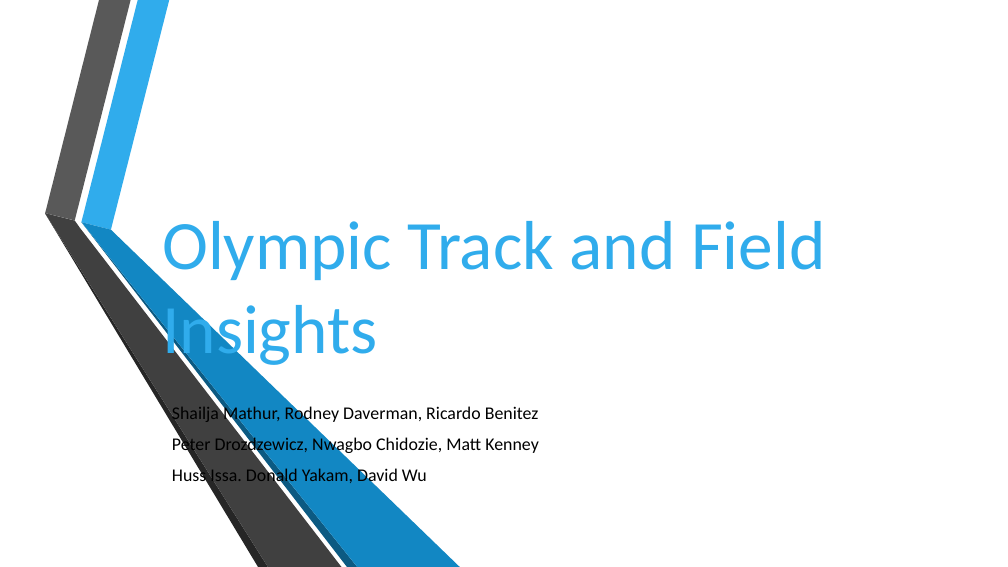
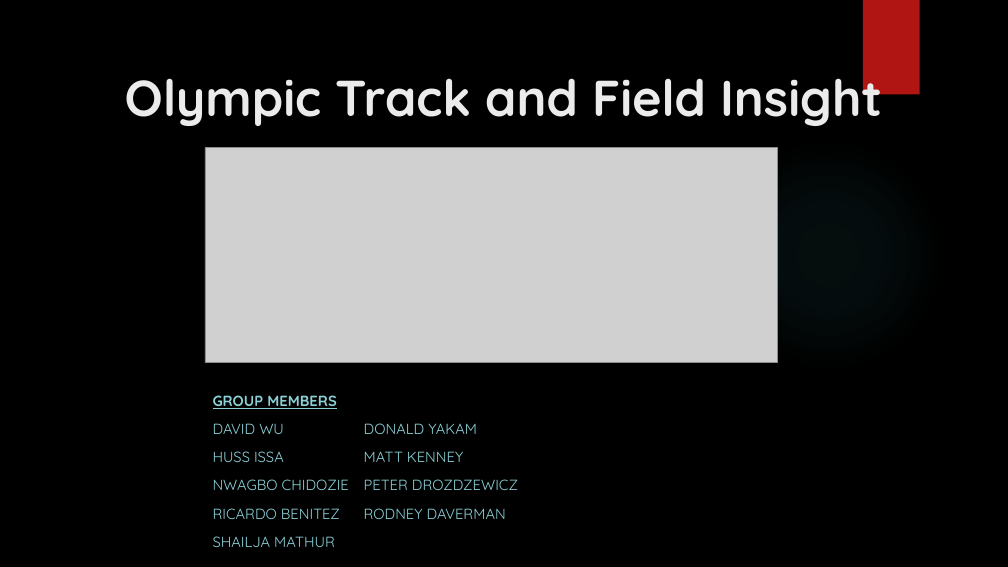
Before and after one commit to ShailMathur/Olympic-Track-and-Field-Insight, a slide deck: slide 1 of Olympic Track and Field Insights.pptx. Drawn at 1008x567 pixels with LibreOffice and Linux fonts; fonts in the diff are those of the drawing; grey boxes stand for pictures; background and template pictures are left out. Boxes give left, top, right and bottom in pixels: in the first picture for what was removed or moved away, otherwise in the second. Text is boxed around its words. In the diff, an @@ line names an element or a change of style, - is before the commit and + after.

Commit message:
Latest powerpoint presentation

```diff
--- a/Olympic Track and Field Insights.pptx
+++ b/Olympic Track and Field Insights.pptx
@@ background #FFFFFF to picture (left out) @@
@@ rectangle added at (x1=863, y1=0, x2=920, y2=95), fill #B01513 @@
@@ title at (x1=125, y1=64, x2=882, y2=126): text changed; size 66 to 48 pt; font Calibri to Quicksand; text colour #30ACEC to #EBEBEB; bold on @@
-Olympic Track and Field Insights
+Olympic Track and Field Insight
@@ picture added at (x1=205, y1=147, x2=778, y2=362) @@
@@ ellipse added at (x1=712, y1=138, x2=944, y2=371), fill gradient #50B9C1 @@
@@ group removed at (x1=45, y1=0, x2=461, y2=567): 6 freeform shapes @@
@@ subtitle at (x1=213, y1=395, x2=518, y2=547): text changed; size 17 to 14 pt; font Calibri to Quicksand; text colour #000000 to #8AD0D6 @@
-Shailja Mathur, Rodney Daverman, Ricardo Benitez
-Peter Drozdzewicz, Nwagbo Chidozie, Matt Kenney
-Huss Issa. Donald Yakam, David Wu
+GROUP MEMBERS
+DAVID WU DONALD YAKAM
+HUSS ISSA MATT KENNEY
+NWAGBO CHIDOZIE PETER DROZDZEWICZ
+RICARDO BENITEZ RODNEY DAVERMAN
+SHAILJA MATHUR
```
Also in this commit, not shown: 6 other slides changed, 3 slides added, 3 slides removed.
